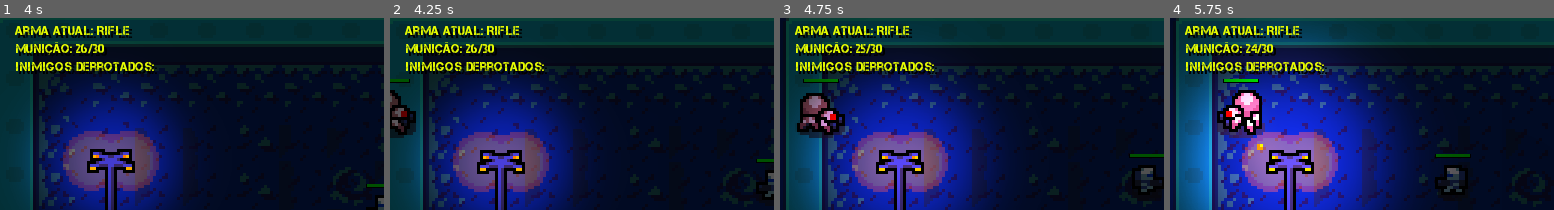
Above: before the commit, frames 1-4 (left to right).
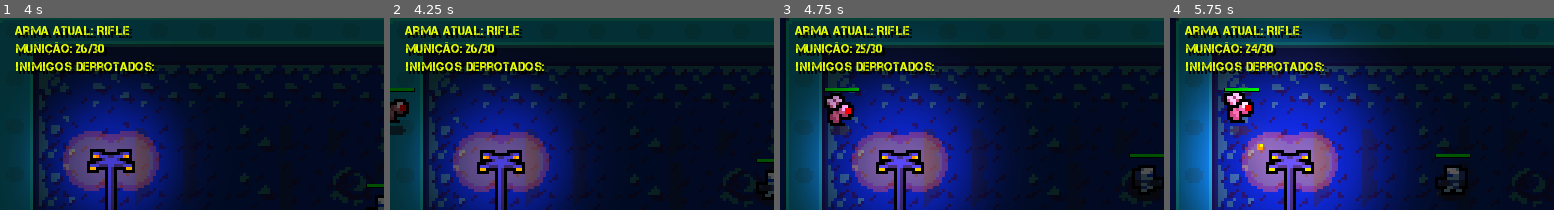
Above: after the commit, the same moments.

Repository: diemissonlima/TopDownShooter
Game: Godot game, scene res://scenes/management/game_over.tscn
Same seed, same stepped clock (60 frames per second), same inputs: the game is played once before the commit and once after it. This scene is started directly instead of the project's main scene.
Inputs (mouse positions are % of the whole screen's width and height, from its top left):
- Up to frame 1 (4 s): click "Novo Jogo" at 0.5 s; move the mouse to (72, 45) at 1.27 s; hold Right (ui_right) 1.28-2.03 s; click (72, 45) at 1.35 s; tap Space (ui_select) at 1.52, 2.27, 3.77 s; move the mouse to (30, 55) at 2.02 s; hold Down (ui_down) 2.03-2.78 s; click (30, 55) at 2.1 s; move the mouse to (60, 28) at 2.77 s; hold Right (ui_right) 2.78-3.53 s; click (60, 28) at 2.85 s; move the mouse to (45, 70) at 3.52 s; hold Up (ui_up) from 3.53 s (still down); click (45, 70) at 3.6 s
- Up to frame 2 (4.25 s): keep holding Up (ui_up)
- Up to frame 3 (4.75 s): move the mouse to (80, 65) at 4.27 s; release Up (ui_up) at 4.28 s; hold Left (ui_left) from 4.28 s (still down); click (80, 65) at 4.35 s; tap Space (ui_select) at 4.52 s
- Up to frame 4 (5.75 s): keep holding Left (ui_left); move the mouse to (20, 35) at 5.02 s; click (20, 35) at 5.1 s; tap Space (ui_select) at 5.27 s
The pictures show only the part of the screen within x 0-50%, y 0-50%; the shares and areas given below are measured in that part.

Frame 1 is identical in both runs. In frame 2, 1.4% of the frame differs, in the area x 0-7%, y 31-63%; in frame 3, 3.0%, in the area x 4-21%, y 31-63%; in frame 4, 2.5%.

Commit message:
adicionado + 4 inimigos
hornet, scarab, centipede e waps

Diff:
--- /dev/null
+++ b/scenes/enemies/centipede.tscn
@@ -0,0 +1,63 @@
+[gd_scene load_steps=6 format=2]
+
+[ext_resource path="res://assets/robots/centipede.png" type="Texture" id=1]
+[ext_resource path="res://scenes/enemies/enemy.tscn" type="PackedScene" id=2]
+
+[sub_resource type="RectangleShape2D" id=1]
+extents = Vector2( 8, 7 )
+
+[sub_resource type="Animation" id=2]
+length = 0.001
+tracks/0/type = "value"
+tracks/0/path = NodePath("Texture:frame")
+tracks/0/interp = 1
+tracks/0/loop_wrap = true
+tracks/0/imported = false
+tracks/0/enabled = true
+tracks/0/keys = {
+"times": PoolRealArray( 0 ),
+"transitions": PoolRealArray( 1 ),
+"update": 0,
+"values": [ 0 ]
+}
+
+[sub_resource type="Animation" id=3]
+resource_name = "walk"
+length = 0.4
+loop = true
+tracks/0/type = "value"
+tracks/0/path = NodePath("Texture:frame")
+tracks/0/interp = 1
+tracks/0/loop_wrap = true
+tracks/0/imported = false
+tracks/0/enabled = true
+tracks/0/keys = {
+"times": PoolRealArray( 0, 0.1, 0.2, 0.3 ),
+"transitions": PoolRealArray( 1, 1, 1, 1 ),
+"update": 1,
+"values": [ 0, 1, 2, 3 ]
+}
+
+[node name="Centipede" instance=ExtResource( 2 )]
+attack_cooldown = 3.0
+points = 3
+damage = 4
+move_speed = 25
+distance_treshold = 5
+
+[node name="Texture" parent="." index="0"]
+texture = ExtResource( 1 )
+hframes = 8
+vframes = 18
+
+[node name="Collision" parent="." index="1"]
+visible = false
+shape = SubResource( 1 )
+
+[node name="Animation" parent="." index="3"]
+autoplay = "walk"
+anims/RESET = SubResource( 2 )
+anims/walk = SubResource( 3 )
+
+[node name="HitboxArea" parent="." index="6"]
+health = 10
--- /dev/null
+++ b/scenes/enemies/hornet.tscn
@@ -0,0 +1,75 @@
+[gd_scene load_steps=7 format=2]
+
+[ext_resource path="res://assets/robots/hornet.png" type="Texture" id=1]
+[ext_resource path="res://scenes/enemies/enemy.tscn" type="PackedScene" id=2]
+
+[sub_resource type="RectangleShape2D" id=1]
+extents = Vector2( 9, 9 )
+
+[sub_resource type="Animation" id=10]
+length = 0.001
+tracks/0/type = "value"
+tracks/0/path = NodePath("Texture:frame")
+tracks/0/interp = 1
+tracks/0/loop_wrap = true
+tracks/0/imported = false
+tracks/0/enabled = true
+tracks/0/keys = {
+"times": PoolRealArray( 0 ),
+"transitions": PoolRealArray( 1 ),
+"update": 0,
+"values": [ 0 ]
+}
+
+[sub_resource type="Animation" id=11]
+resource_name = "walk"
+length = 0.7
+loop = true
+tracks/0/type = "value"
+tracks/0/path = NodePath("Texture:frame")
+tracks/0/interp = 1
+tracks/0/loop_wrap = true
+tracks/0/imported = false
+tracks/0/enabled = true
+tracks/0/keys = {
+"times": PoolRealArray( 0, 0.1, 0.2, 0.3, 0.4, 0.5, 0.6 ),
+"transitions": PoolRealArray( 1, 1, 1, 1, 1, 1, 1 ),
+"update": 1,
+"values": [ 0, 1, 2, 3, 4, 5, 6 ]
+}
+
+[sub_resource type="RectangleShape2D" id=9]
+extents = Vector2( 7.5, 7 )
+
+[node name="Hornet" instance=ExtResource( 2 )]
+attack_cooldown = 4.0
+points = 5
+damage = 5
+move_speed = 30
+distance_treshold = 5
+
+[node name="Texture" parent="." index="0"]
+texture = ExtResource( 1 )
+hframes = 8
+vframes = 2
+
+[node name="Collision" parent="." index="1"]
+visible = false
+position = Vector2( 0, -2 )
+shape = SubResource( 1 )
+
+[node name="Animation" parent="." index="3"]
+autoplay = "walk"
+anims/RESET = SubResource( 10 )
+anims/walk = SubResource( 11 )
+
+[node name="Notifier" parent="." index="4"]
+visible = false
+
+[node name="HitboxArea" parent="." index="6"]
+visible = false
+health = 10
+
+[node name="Collision" type="CollisionShape2D" parent="HitboxArea" index="0"]
+position = Vector2( -1, -3 )
+shape = SubResource( 9 )
--- /dev/null
+++ b/scenes/enemies/scarab.tscn
@@ -0,0 +1,76 @@
+[gd_scene load_steps=7 format=2]
+
+[ext_resource path="res://scenes/enemies/enemy.tscn" type="PackedScene" id=1]
+[ext_resource path="res://assets/robots/scarab.png" type="Texture" id=2]
+
+[sub_resource type="RectangleShape2D" id=1]
+extents = Vector2( 7.5, 7 )
+
+[sub_resource type="Animation" id=10]
+length = 0.001
+tracks/0/type = "value"
+tracks/0/path = NodePath("Texture:frame")
+tracks/0/interp = 1
+tracks/0/loop_wrap = true
+tracks/0/imported = false
+tracks/0/enabled = true
+tracks/0/keys = {
+"times": PoolRealArray( 0 ),
+"transitions": PoolRealArray( 1 ),
+"update": 0,
+"values": [ 5 ]
+}
+
+[sub_resource type="Animation" id=11]
+resource_name = "walk"
+length = 0.4
+loop = true
+tracks/0/type = "value"
+tracks/0/path = NodePath("Texture:frame")
+tracks/0/interp = 1
+tracks/0/loop_wrap = true
+tracks/0/imported = false
+tracks/0/enabled = true
+tracks/0/keys = {
+"times": PoolRealArray( 0, 0.1, 0.2, 0.3 ),
+"transitions": PoolRealArray( 1, 1, 1, 1 ),
+"update": 1,
+"values": [ 5, 6, 7, 8 ]
+}
+
+[sub_resource type="RectangleShape2D" id=9]
+extents = Vector2( 7.5, 7 )
+
+[node name="Scarab" instance=ExtResource( 1 )]
+attack_cooldown = 4.0
+points = 2
+damage = 3
+move_speed = 20
+distance_treshold = 5
+
+[node name="Texture" parent="." index="0"]
+texture = ExtResource( 2 )
+hframes = 5
+vframes = 5
+frame = 5
+
+[node name="Collision" parent="." index="1"]
+visible = false
+position = Vector2( 0.5, 0 )
+shape = SubResource( 1 )
+
+[node name="Animation" parent="." index="3"]
+autoplay = "walk"
+anims/RESET = SubResource( 10 )
+anims/walk = SubResource( 11 )
+
+[node name="Notifier" parent="." index="4"]
+visible = false
+
+[node name="HitboxArea" parent="." index="6"]
+visible = false
+health = 6
+
+[node name="Collision" type="CollisionShape2D" parent="HitboxArea" index="0"]
+position = Vector2( 0.5, 0 )
+shape = SubResource( 9 )
--- /dev/null
+++ b/scenes/enemies/wasp.tscn
@@ -0,0 +1,65 @@
+[gd_scene load_steps=6 format=2]
+
+[ext_resource path="res://assets/robots/wasp.png" type="Texture" id=1]
+[ext_resource path="res://scenes/enemies/enemy.tscn" type="PackedScene" id=2]
+
+[sub_resource type="RectangleShape2D" id=3]
+extents = Vector2( 6, 6 )
+
+[sub_resource type="Animation" id=1]
+length = 0.001
+tracks/0/type = "value"
+tracks/0/path = NodePath("Texture:frame")
+tracks/0/interp = 1
+tracks/0/loop_wrap = true
+tracks/0/imported = false
+tracks/0/enabled = true
+tracks/0/keys = {
+"times": PoolRealArray( 0 ),
+"transitions": PoolRealArray( 1 ),
+"update": 0,
+"values": [ 0 ]
+}
+
+[sub_resource type="Animation" id=2]
+resource_name = "walk"
+length = 0.8
+loop = true
+tracks/0/type = "value"
+tracks/0/path = NodePath("Texture:frame")
+tracks/0/interp = 1
+tracks/0/loop_wrap = true
+tracks/0/imported = false
+tracks/0/enabled = true
+tracks/0/keys = {
+"times": PoolRealArray( 0, 0.1, 0.2, 0.3, 0.4, 0.5, 0.6, 0.7 ),
+"transitions": PoolRealArray( 1, 1, 1, 1, 1, 1, 1, 1 ),
+"update": 1,
+"values": [ 0, 1, 2, 3, 4, 5, 6, 7 ]
+}
+
+[node name="Wasp" instance=ExtResource( 2 )]
+attack_cooldown = 3.0
+points = 1
+damage = 2
+move_speed = 30
+distance_treshold = 5
+
+[node name="Texture" parent="." index="0"]
+texture = ExtResource( 1 )
+hframes = 8
+
+[node name="Collision" parent="." index="1"]
+shape = SubResource( 3 )
+
+[node name="Animation" parent="." index="3"]
+autoplay = "walk"
+anims/RESET = SubResource( 1 )
+anims/walk = SubResource( 2 )
+
+[node name="Notifier" parent="." index="4"]
+visible = false
+
+[node name="HitboxArea" parent="." index="6"]
+visible = false
+health = 5
--- a/scenes/management/game_level.tscn
+++ b/scenes/management/game_level.tscn
@@ -8,6 +8,10 @@
 [ext_resource path="res://scenes/enemies/spider.tscn" type="PackedScene" id=6]
 [ext_resource path="res://scripts/management/layered_objects.gd" type="Script" id=7]
 [ext_resource path="res://scenes/management/light.tscn" type="PackedScene" id=8]
+[ext_resource path="res://scenes/enemies/wasp.tscn" type="PackedScene" id=9]
+[ext_resource path="res://scenes/enemies/centipede.tscn" type="PackedScene" id=10]
+[ext_resource path="res://scenes/enemies/hornet.tscn" type="PackedScene" id=11]
+[ext_resource path="res://scenes/enemies/scarab.tscn" type="PackedScene" id=12]
 
 [sub_resource type="ConvexPolygonShape2D" id=1]
 points = PoolVector2Array( 0, 0, 16, 0, 16, 16, 0, 16 )
@@ -740,7 +744,7 @@
 
 [node name="LayeredObjects" type="YSort" parent="."]
 script = ExtResource( 7 )
-enemies_list = [ ExtResource( 6 ) ]
+enemies_list = [ ExtResource( 9 ), ExtResource( 6 ), ExtResource( 10 ), ExtResource( 11 ), ExtResource( 12 ) ]
 
 [node name="Assault" parent="LayeredObjects" instance=ExtResource( 1 )]
 position = Vector2( 92, 54 )
--- a/scripts/management/game_over.gd
+++ b/scripts/management/game_over.gd
@@ -19,7 +19,15 @@
 
 func on_NewGame_pressed():
 	var _new_game: bool = get_tree().change_scene("res://scenes/management/game_level.tscn")
+	reset()
 
 
 func on_Sair_pressed():
 	get_tree().quit()
+
+
+func reset() -> void:
+	statistics.inimigos_derrotados = 0
+	statistics.tiros_disprados = 0
+	statistics.granadas_lancadas = 0
+	statistics.pontuacao = 0
Not shown: 1 places in scenes/management/game_level.tscn that only renumber resources
